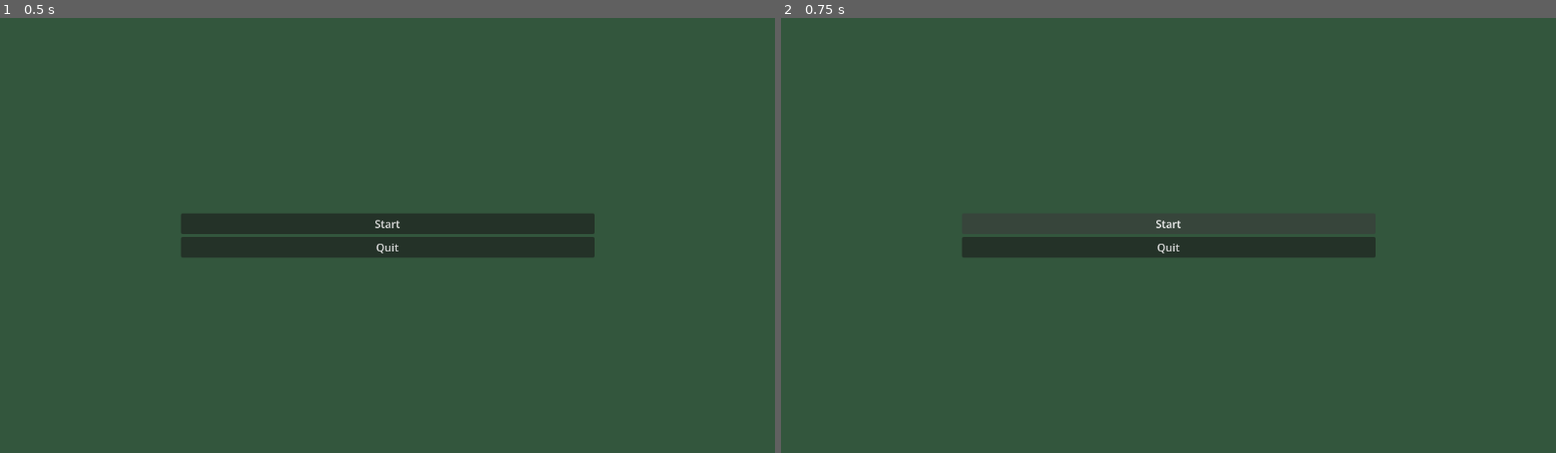
Above: before the commit, frames 1-2 (left to right).
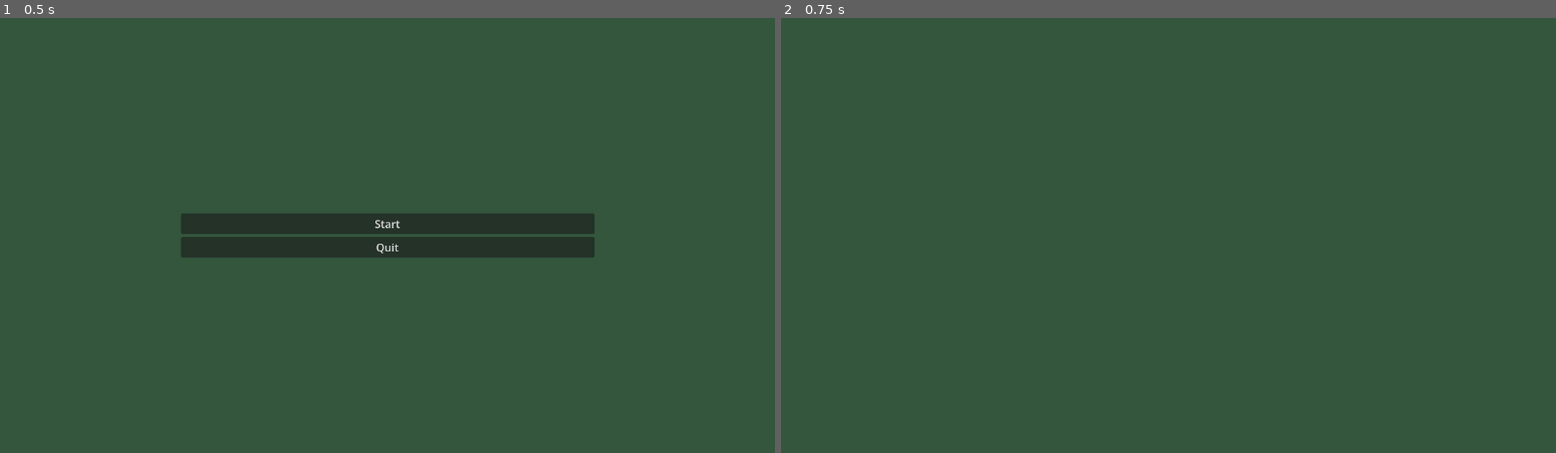
Above: after the commit, the same moments.

Repository: PEOL0/DD1367-Interactive-Sound-Wave-Simulation
Game: Godot game, scene res://start.tscn
Same seed, same stepped clock (60 frames per second), same inputs: the game is played once before the commit and once after it. This scene is started directly instead of the project's main scene.
Inputs:
- Up to frame 1 (0.5 s): no input
- Up to frame 2 (0.75 s): click "Start" at 0.5 s

Frame 1 is identical in both runs. In frame 2, 2.5% of the frame differs, in the area x 23-77%, y 46-56%.

Commit message:
Fix functionality for both buttons

Diff:
--- a/sound-game/start.tscn
+++ b/sound-game/start.tscn
@@ -1,9 +1,11 @@
 [gd_scene format=3 uid="uid://cov5y302u05b3"]
 
 [ext_resource type="Script" uid="uid://bvgirqmcvyb7y" path="res://start_menu.gd" id="1_ots34"]
+[ext_resource type="PackedScene" uid="uid://dmukdcbojkio5" path="res://main.tscn" id="2_qn1rc"]
 
 [node name="Main" type="Node2D" unique_id=1383165686]
 script = ExtResource("1_ots34")
+main_scene = ExtResource("2_qn1rc")
 
 [node name="Camera2D" type="Camera2D" parent="." unique_id=1374632228]
 
--- a/sound-game/start_menu.gd
+++ b/sound-game/start_menu.gd
@@ -1,7 +1,9 @@
 extends Node2D
 
+@export var main_scene: PackedScene
+
 func start_game():
-	pass
+	get_tree().change_scene_to_packed(main_scene)
 
 func quit_game():
-	pass
+	get_tree().quit()
